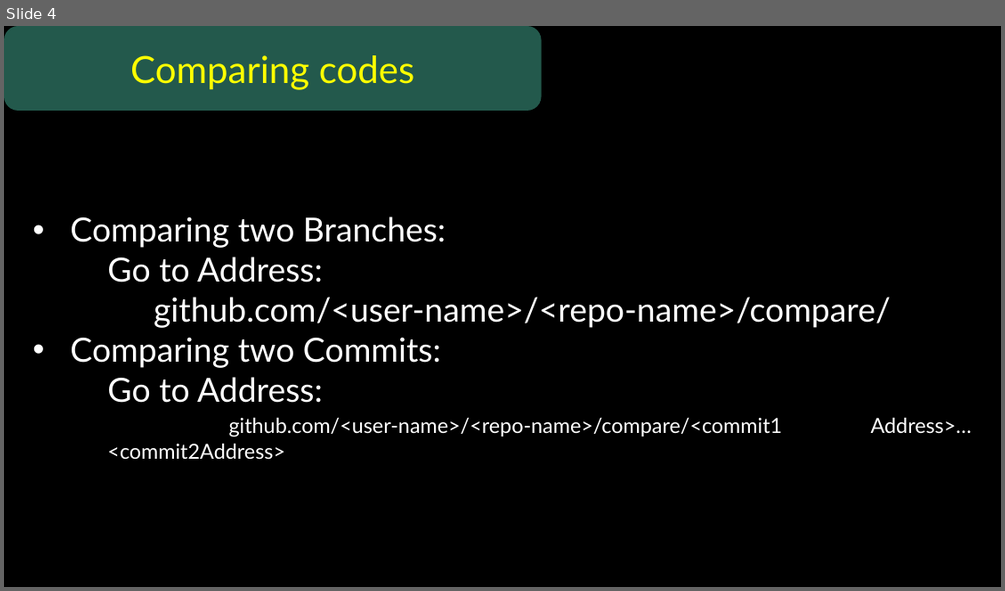
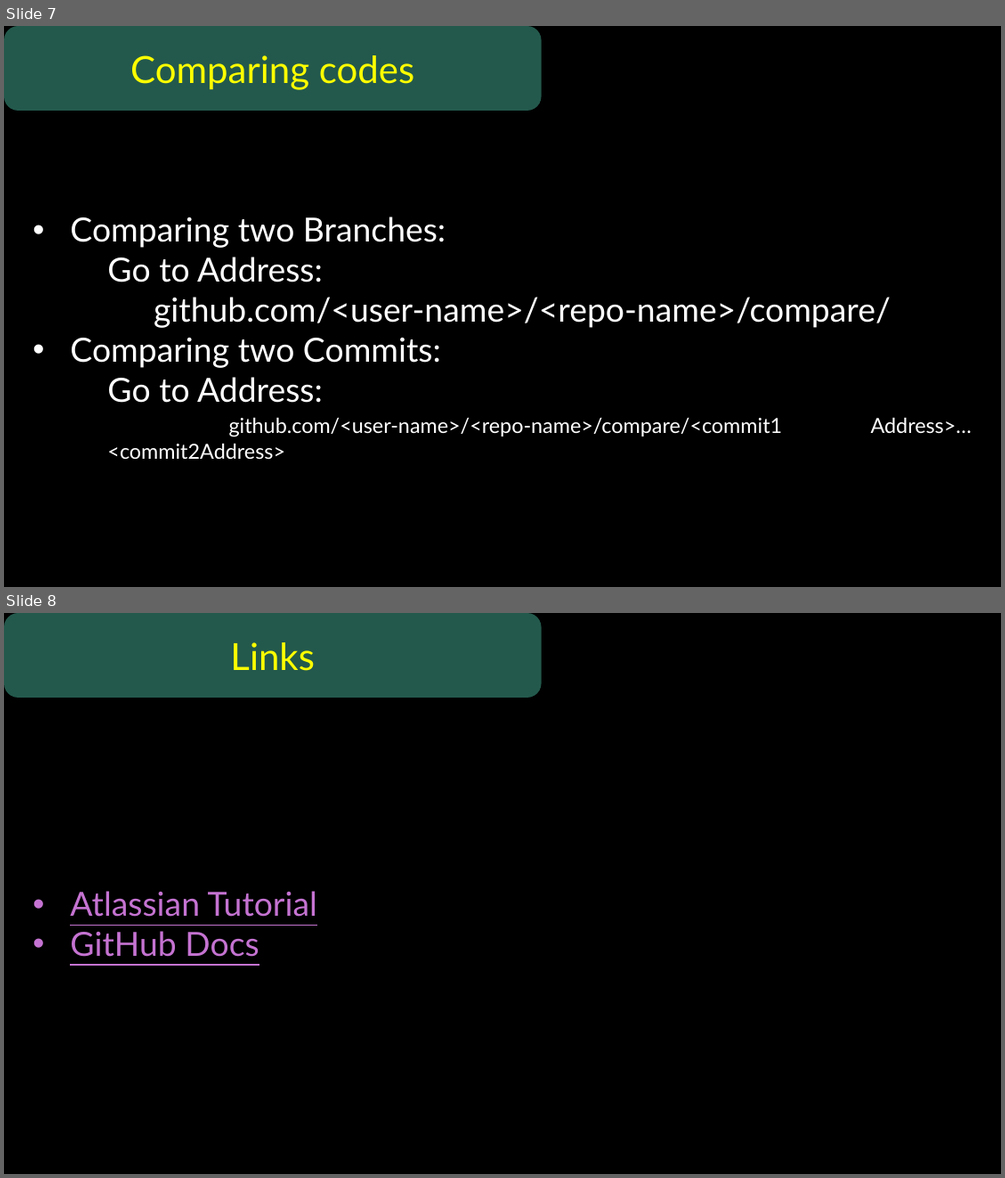
Before and after one commit to abbasyazdanmehr/learn-programming, a slide deck: learn_git/Learning_git.pptx. Shown one above the other, each under a label of ours: slide 4 before the commit, slides 7 and 8 after it. The pictures are 1005x591 and 1005x1178 pixels, drawn with LibreOffice and Linux fonts; fonts in the diff are those of the drawing; background and template pictures are left out. Boxes give left, top, right and bottom in pixels: in the first picture for what was removed or moved away, otherwise in the second. Text is boxed around its words. In the diff, an @@ line names an element or a change of style, - is before the commit and + after.

```diff
--- a/learn_git/Learning_git.pptx
+++ b/learn_git/Learning_git.pptx
@@ slide 8 added at (4,613,1001,1174), background picture (left out) @@
@@ rounded rectangle added at (4,613,542,698), fill #46B298 at 50% opacity, 36 pt, text #FFFF00 @@
+Links
@@ rounded rectangle added at (4,698,1001,1174), 32 pt, text #C573D2, underline @@
+• Atlassian Tutorial
+• GitHub Docs
@@ what was slide 4 is now slide 7 @@
```
Also in this commit, not shown: 4 other slides added, 7 other files.
